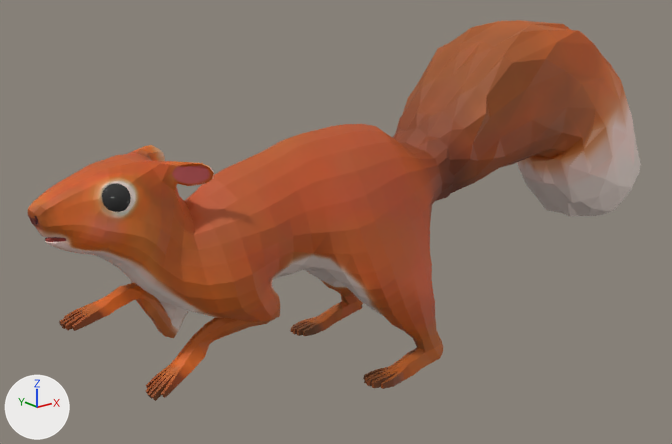
Renders of the FBX model Capstone-Game/Assets/Resources/Animations/Squirrel Animations/Squirrel Run Updated.fbx from each side of a commit.
Before and after are seen from a camera (50 mm lens) standing at (-6.49, -6.93, 2.52) and looking at (-0.72, 0.29, -0.37). The axes (+X, +Y, +Z) are drawn at lower left. The lights are the same throughout. Both versions are drawn at frame 8 of the action 'Squirrel Armature|S_Run'; the numbers are the values there.

In view in the first picture: 'Squirrel', 'Squirrel Eyes'.
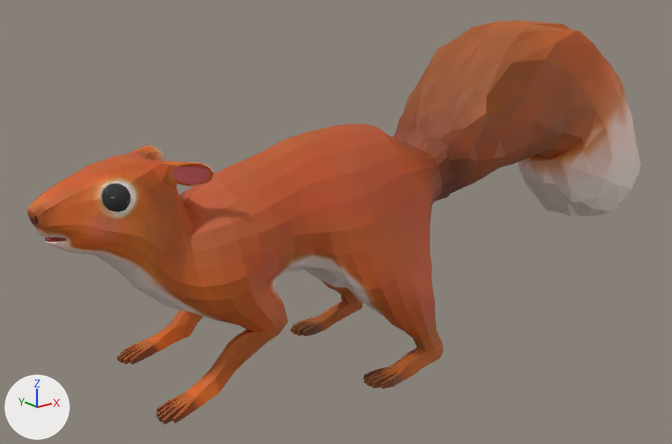
Commit message: Fixed Front Legs on Run Animation

Edits to the scene script, one JSON object a line:
```json
{"block": "bone_l_toparm", "where": "bone_l_toparm = bpy.data.objects['Squirrel Armature'].pose.bones['L_TopArm']  # child of 'Spine04'"}
{"op": "set", "path": "bone_l_toparm.rotation_quaternion", "old": "(0.995, 0.103, 0.014, -0.004)", "new": "(0.992, 0.077, 0.101, -0.015)", "note": "degrees (12, 2, 0) -> degrees (9, 12, -1)"}
{"block": "bone_l_middlearm", "where": "bone_l_middlearm = bpy.data.objects['Squirrel Armature'].pose.bones['L_MiddleArm']  # child of 'L_TopArm'"}
{"op": "set", "path": "bone_l_middlearm.rotation_quaternion", "old": "(0.954, -0.151, 0.148, 0.212)", "new": "(0.974, -0.111, 0.085, 0.176)", "note": "degrees (-14, 20, 23) -> degrees (-11, 12, 19)"}
{"block": "bone_l_bottomarm", "where": "bone_l_bottomarm = bpy.data.objects['Squirrel Armature'].pose.bones['L_BottomArm']  # child of 'L_MiddleArm'"}
{"op": "set", "path": "bone_l_bottomarm.rotation_quaternion", "old": "(0.696, -0.7, 0.019, 0.158)", "new": "(0.856, -0.509, 0.005, 0.096)", "note": "degrees (-89, 14, 12) -> degrees (-61, 6, 9)"}
{"block": "bone_r_toparm", "where": "bone_r_toparm = bpy.data.objects['Squirrel Armature'].pose.bones['R_TopArm']  # child of 'Spine04'"}
{"op": "set", "path": "bone_r_toparm.rotation_quaternion", "old": "(0.914, 0.107, 0.14, 0.365)", "new": "(0.979, 0.188, -0.056, -0.063)", "note": "degrees (18, 10, 45) -> degrees (22, -5, -8)"}
{"block": "bone_r_middlearm", "where": "bone_r_middlearm = bpy.data.objects['Squirrel Armature'].pose.bones['R_MiddleArm']  # child of 'R_TopArm'"}
{"op": "set", "path": "bone_r_middlearm.rotation_quaternion", "old": "(0.944, -0.171, -0.184, -0.215)", "new": "(0.968, -0.125, -0.104, -0.192)", "note": "degrees (-16, -25, -22) -> degrees (-12, -14, -21)"}
{"block": "bone_r_bottomarm", "where": "bone_r_bottomarm = bpy.data.objects['Squirrel Armature'].pose.bones['R_BottomArm']  # child of 'R_MiddleArm'"}
{"op": "set", "path": "bone_r_bottomarm.rotation_quaternion", "old": "(0.602, -0.774, -0.035, -0.194)", "new": "(0.809, -0.577, -0.008, -0.116)", "note": "degrees (-102, -20, -11) -> degrees (-70, -8, -10)"}
{"block": "bone_l_frontheelik", "where": "bone_l_frontheelik = bpy.data.objects['Squirrel Armature'].pose.bones['L_FrontHeelIK']  # child of 'Master'"}
{"op": "set", "path": "bone_l_frontheelik.location", "old": "(-0.7, 0.38, -0.2)", "new": "(-0.35, 0.49, -0.12)"}
{"op": "set", "path": "bone_l_frontheelik.rotation_quaternion", "old": "(0.972, 0.001, 0.0, 0.236)", "new": "(0.994, 0.001, 0.009, 0.11)", "note": "degrees (0, 0, 27) -> degrees (0, 1, 13)"}
{"block": "bone_r_frontheelik", "where": "bone_r_frontheelik = bpy.data.objects['Squirrel Armature'].pose.bones['R_FrontHeelIK']  # child of 'Master'"}
{"op": "set", "path": "bone_r_frontheelik.location", "old": "(1.13, -0.04, -0.23)", "new": "(0.51, 0.58, 0.05)"}
{"op": "set", "path": "bone_r_frontheelik.rotation_quaternion", "old": "(0.996, -0.001, 0.0, -0.086)", "new": "(0.997, 0.019, -0.029, -0.07)", "note": "degrees (0, 0, -10) -> degrees (2, -3, -8)"}
```

Changed parts and their boxes [x1, y1, x2, y2] in the pictures (672 x 444 px):
```json
{"object": "Squirrel", "change": "posed", "before": [28, 20, 641, 401], "after": [28, 20, 641, 424], "on screen": "6% taller"}
{"bone": "L_TopArm", "before": "(201, 250) to (215, 307)", "after": "(201, 250) to (211, 308)"}
{"bone": "L_MiddleArm", "before": "(215, 307) to (271, 318)", "after": "(211, 308) to (275, 326)"}
{"bone": "L_BottomArm", "before": "(271, 318) to (201, 340)", "after": "(275, 326) to (218, 376)"}
{"bone": "R_TopArm", "before": "(180, 240) to (132, 267)", "after": "(180, 240) to (165, 269)"}
{"bone": "R_MiddleArm", "before": "(132, 267) to (163, 328)", "after": "(165, 269) to (225, 276)"}
{"bone": "R_BottomArm", "before": "(163, 328) to (130, 291)", "after": "(225, 276) to (180, 328)"}
{"bone": "L_FrontHeelIK", "before": "(201, 340) to (202, 340)", "after": "(218, 376) to (219, 375)"}
{"bone": "R_FrontHeelIK", "before": "(130, 291) to (131, 290)", "after": "(180, 328) to (180, 327)"}
```
